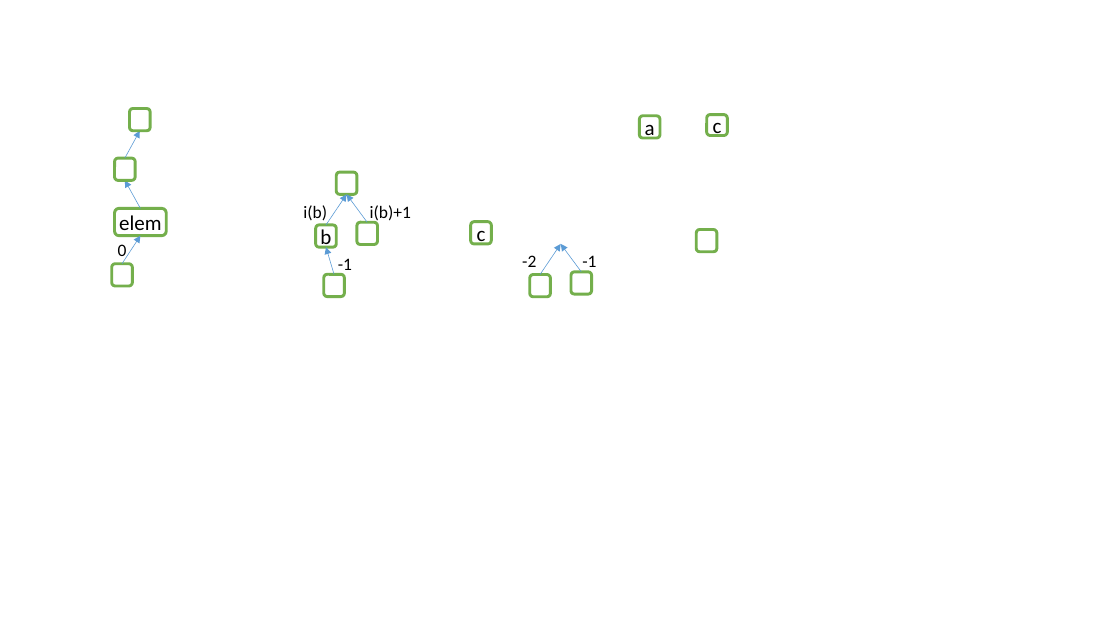
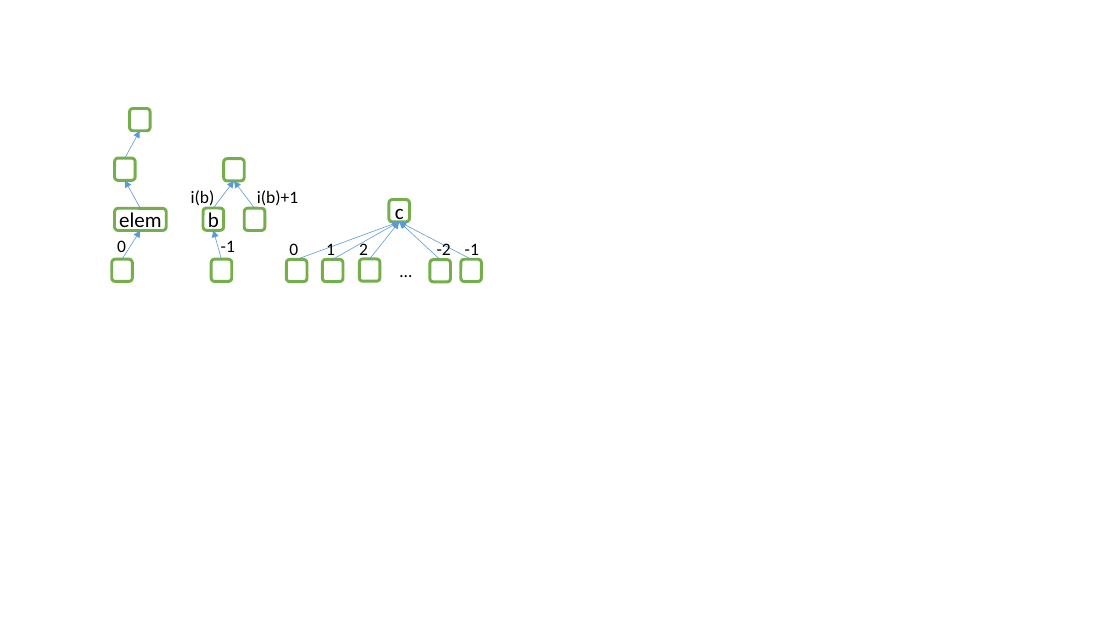
Before and after one commit to jamestklo/ConcolicJS, a slide deck: slide 2 of docs/issta2014/dom1.pptx. Drawn at 1120x630 pixels with LibreOffice and Linux fonts; fonts in the diff are those of the drawing. Boxes give left, top, right and bottom in pixels: in the first picture for what was removed or moved away, otherwise in the second. Text is boxed around its words. In the diff, an @@ line names an element or a change of style, - is before the commit and + after.

```diff
--- a/docs/issta2014/dom1.pptx
+++ b/docs/issta2014/dom1.pptx
@@ rounded rectangle removed at (x1=639, y1=116, x2=660, y2=138) @@
-a
@@ rounded rectangle removed at (x1=707, y1=114, x2=728, y2=135) @@
-c
@@ rounded rectangle "elem" resized from (x1=114, y1=208, x2=166, y2=236) to (x1=114, y1=208, x2=166, y2=230) @@
@@ arrow moved from (326, 225) - (347, 194) to (213, 208) - (234, 181) @@
@@ rounded rectangle "c" moved from (x1=471, y1=222, x2=492, y2=244) to (x1=389, y1=200, x2=410, y2=222) @@
@@ 1 text, 1 rounded rectangle, 1 arrow moved together from (x1=112, y1=236, x2=140, y2=286) to (x1=112, y1=230, x2=140, y2=281) @@
@@ 2 rounded rectangles, 2 arrows, 1 text moved together from (x1=303, y1=172, x2=367, y2=275) to (x1=191, y1=159, x2=255, y2=260) @@
@@ text "-1" rewrapped from (x1=338, y1=258, x2=352, y2=275) to (x1=221, y1=240, x2=235, y2=252) @@
@@ arrow moved from (540, 275) - (560, 244) to (440, 260) - (399, 222) @@
@@ arrow moved from (581, 272) - (560, 244) to (471, 260) - (399, 222) @@
@@ text "-2" rewrapped from (x1=522, y1=255, x2=536, y2=267) to (x1=437, y1=241, x2=451, y2=260) @@
@@ text "-1" moved from (x1=582, y1=255, x2=596, y2=272) to (x1=465, y1=243, x2=479, y2=260) @@
@@ 2 rounded rectangles, 1 text moved together from (x1=323, y1=205, x2=411, y2=297) to (x1=211, y1=190, x2=298, y2=281) @@
@@ rounded rectangle moved from (x1=697, y1=229, x2=718, y2=251) to (x1=287, y1=260, x2=308, y2=281) @@
@@ group added at (x1=289, y1=222, x2=413, y2=281): 4 texts, 3 arrows, 2 rounded rectangles @@
+0
+1
+2
+…
@@ rounded rectangle moved from (x1=530, y1=275, x2=551, y2=297) to (x1=430, y1=260, x2=451, y2=281) @@
@@ rounded rectangle moved from (x1=571, y1=272, x2=592, y2=294) to (x1=461, y1=260, x2=482, y2=281) @@
```
Also in this commit, not shown: 1 slide added, 6 other files.
